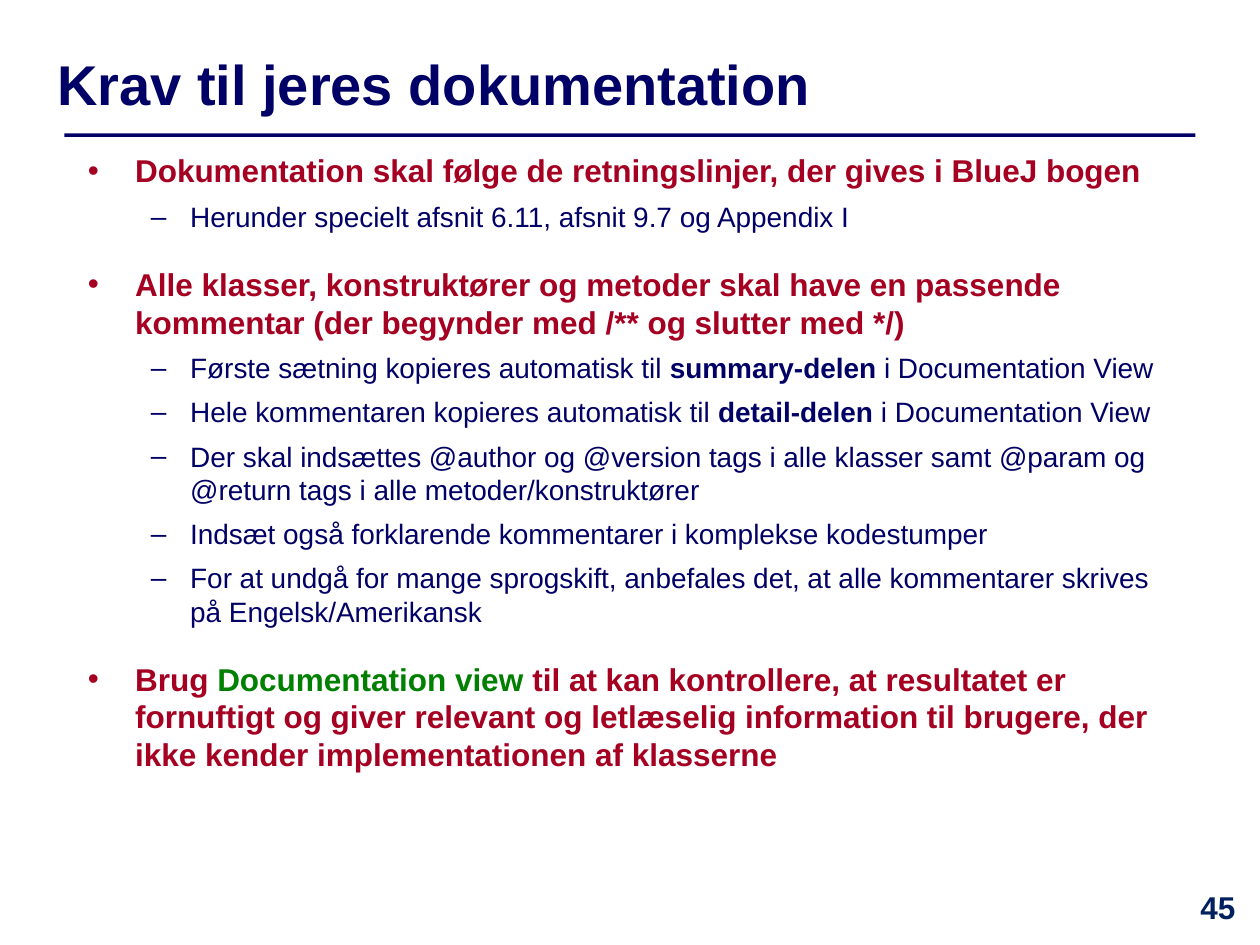
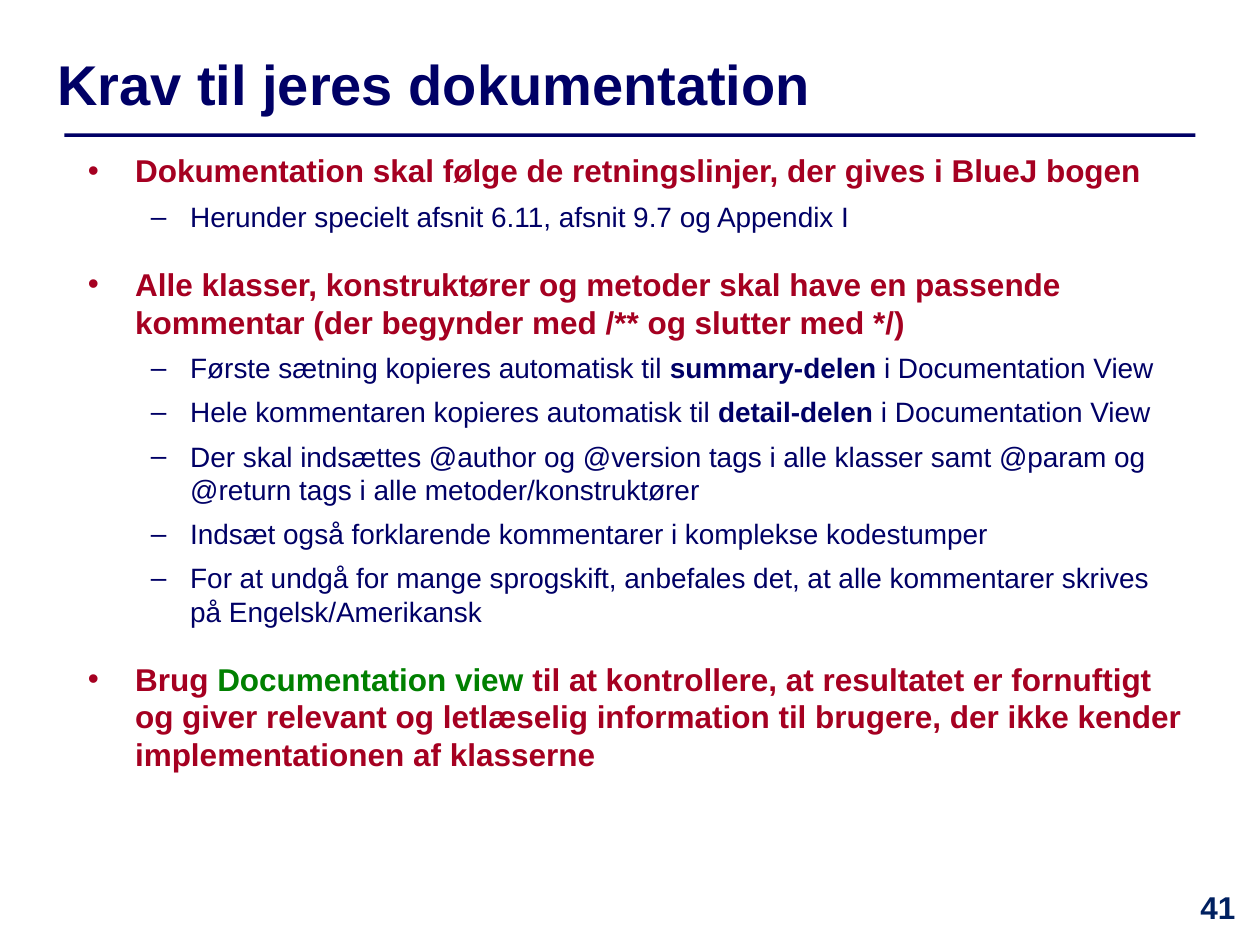
Before and after one commit to IntProgAU/Materiale, a slide deck: slide 41 of web/e21/uge_11/Slides-Uge11.pptx (slide 45 before the commit). Drawn at 1260x945 pixels with LibreOffice and Linux fonts; fonts in the diff are those of the drawing. Boxes give left, top, right and bottom in pixels: in the first picture for what was removed or moved away, otherwise in the second. Text is boxed around its words. In the diff, an @@ line names an element or a change of style, - is before the commit and + after.

```diff
--- a/web/e21/uge_11/Slides-Uge11.pptx
+++ b/web/e21/uge_11/Slides-Uge11.pptx
@@ text at <box>135,668,1181,772</box>: text changed @@
-• Brug Documentation view til at kan kontrollere, at resultatet er fornuftigt og giver relevant og letlæselig information til brugere, der ikke kender implementationen af klasserne
+• Brug Documentation view til at kontrollere, at resultatet er fornuftigt og giver relevant og letlæselig information til brugere, der ikke kender implementationen af klasserne
@@ page number at <box>1200,897,1235,919</box>: text changed @@
-45
+41
```
Also in this commit, not shown: 17 other slides changed, 1 other file.
